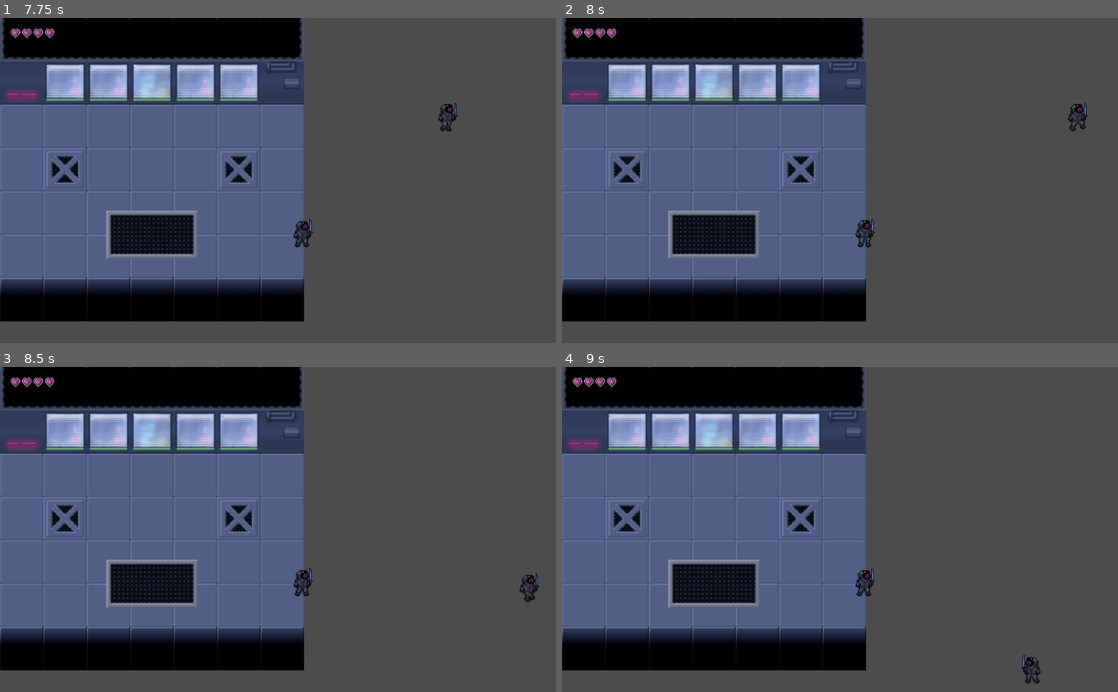
Above: before the commit, frames 1-4 (two rows, left to right).
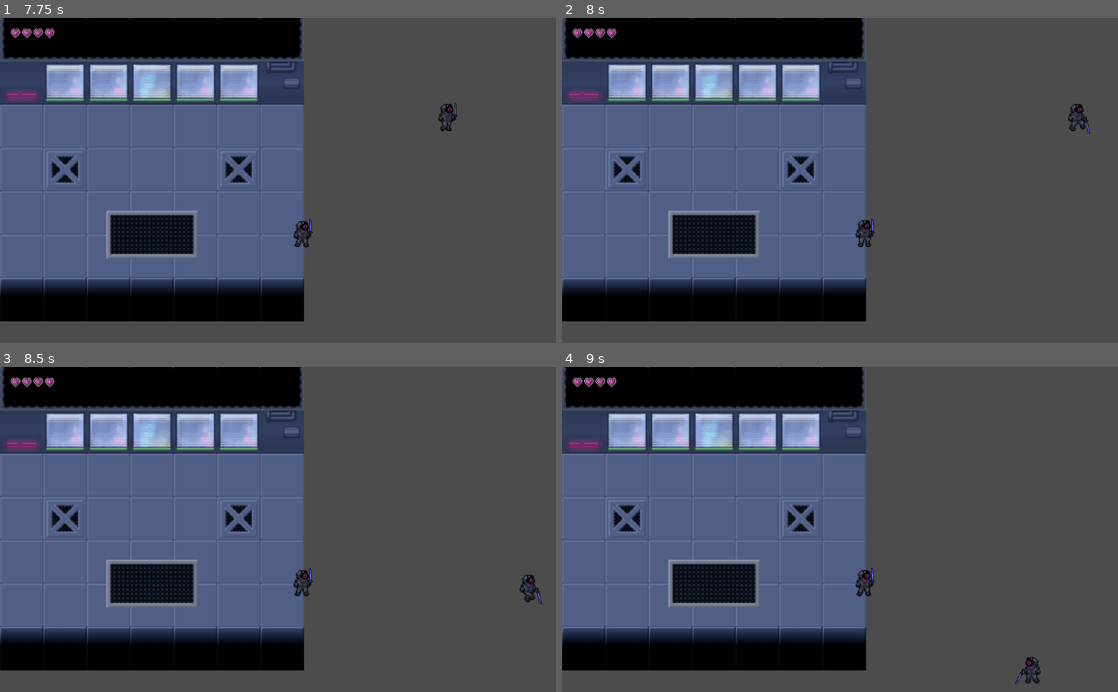
Above: after the commit, the same moments.

Repository: Shakespearian-Apes/Prototype-Build
Game: Godot game, scene res://Root.tscn
Two runs of this game, one before a commit and one after it. Both use one fixed random seed, a clock stepped at 60 frames per second and the inputs below. The engine's default icon, where the game draws it, is replaced by a stand-in: a white triangle on a blue panel in a dark square.
Inputs:
- Up to frame 1 (7.75 s): tap Enter at 0.5 s; hold Right (ui_right) 0.53-1.28 s; hold Space (ui_select) 0.53-1.28 s; hold Down (ui_down) 1.28-2.03 s; tap Space (ui_select) at 1.35, 1.52, 1.82, 2.85, 3.02, 3.32, 4.35, 4.52, 4.82, 5.85, 6.02, 6.32, 7.35, 7.52 s; hold Right (ui_right) 2.03-2.78 s; hold Space (ui_select) 2.03-2.78 s; hold Up (ui_up) 2.78-3.53 s; hold Space (ui_select) 3.53-4.28 s; hold Left (ui_left) 3.53-5.03 s; hold Down (ui_down) 5.03-5.78 s; hold Space (ui_select) 5.03-5.78 s; hold Right (ui_right) 5.78-6.53 s; hold Up (ui_up) 6.53-7.28 s; hold Space (ui_select) 6.53-7.28 s; hold Right (ui_right) from 7.28 s (still down)
- Up to frame 2 (8 s): keep holding Right (ui_right); tap Space (ui_select) at 7.82 s
- Up to frame 3 (8.5 s): release Right (ui_right) at 8.03 s; hold Down (ui_down) from 8.03 s (still down); hold Space (ui_select) from 8.03 s (still down)
- Up to frame 4 (9 s): release Down (ui_down) at 8.78 s; release Space (ui_select) at 8.78 s; hold Left (ui_left) from 8.78 s (still down); tap Space (ui_select) at 8.85 s

Frame 1 is identical in both runs. In frame 2, less than 0.1% of the frame differs, in the area x 93-95%, y 26-36%; in frame 3, less than 0.1%; in frame 4, less than 0.1%, in the area x 81-84%, y 88-98%.
Error in both runs: Invalid get index 'playerdead' (on base: 'Dictionary'). (res://Enemies/StateMachine/EnemySM.gd:38)

Commit message:
added a way for the player to attack

Diff:
--- a/Player/Start_Player.gd
+++ b/Player/Start_Player.gd
@@ -15,3 +15,6 @@
 # relays the Damage handling to the StateMachine
 func take_damage(dmg : int, enemy: Node)->void:
 	emit_signal("got_hit",dmg, enemy)
+
+func attack():
+	pass
--- a/Player/StateMachine/Idle.gd
+++ b/Player/StateMachine/Idle.gd
@@ -4,9 +4,11 @@
 	animated_sprite.play("idle")
 
 
+# gets called as part of _process and checks if the player moves to then change state
 func update_process(machine, delta):
-	# gets called as part of _process and checks if the player moves to then change state
 	var input_direction = get_input_direction()
+	if get_input_attack():
+		player.attack()
 	if input_direction:
 		machine._change_state('walk')
 	## enemys dont have this animation
--- a/Player/StateMachine/Player_State.gd
+++ b/Player/StateMachine/Player_State.gd
@@ -14,5 +14,7 @@
 	input_direction.y -= int(Input.get_action_strength("ui_up")) - int(Input.get_action_strength("ui_down"))
 	return input_direction
 
+func get_input_attack():
+	return Input.is_action_pressed("ui_select")
 # func move_player():
 # 	velocity = player.move_and_slide(velocity)
--- a/Player/StateMachine/Walk.gd
+++ b/Player/StateMachine/Walk.gd
@@ -5,15 +5,13 @@
 
 func update_process(machine, delta):
 	var input_direction = get_input_direction()
+	if get_input_attack():
+		player.attack()
 	if not input_direction:
 		machine._change_state('idle')
-
 	velocity = input_direction.normalized() * player.MAX_SPEED
 	if velocity.x > 0:
 		flip.set_scale(Vector2(1,1))
 	elif velocity.x < 0:
-		print(Vector2(-1,1))
 		flip.set_scale(Vector2(-1,1))
 	velocity = player.move_and_slide(velocity)
-	# elif velocity.y != 0:
-		# player.get_node("AnimationPlayer").play("Walking")
--- a/Weapon/Sword/Sword.gd
+++ b/Weapon/Sword/Sword.gd
@@ -11,6 +11,7 @@
 
 onready var animation_player = $AnimationPlayer
 onready var parent = get_parent().get_parent()
+
 # Called when the node enters the scene tree for the first time.
 func _ready():
 	set_physics_process(false)
